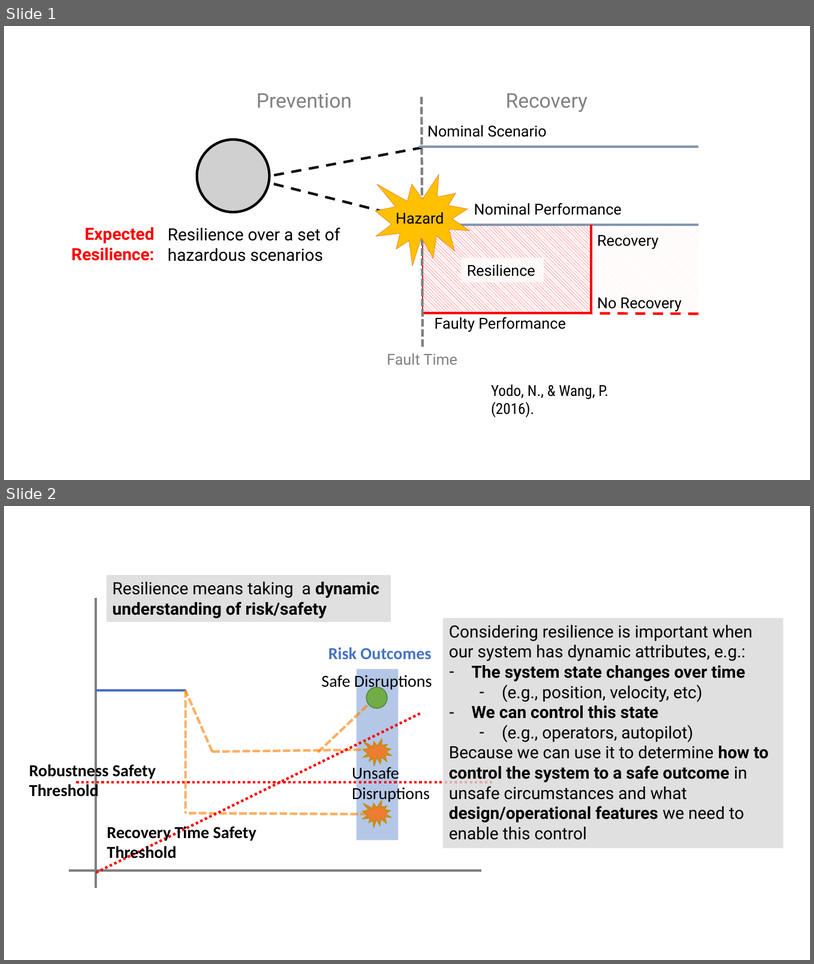
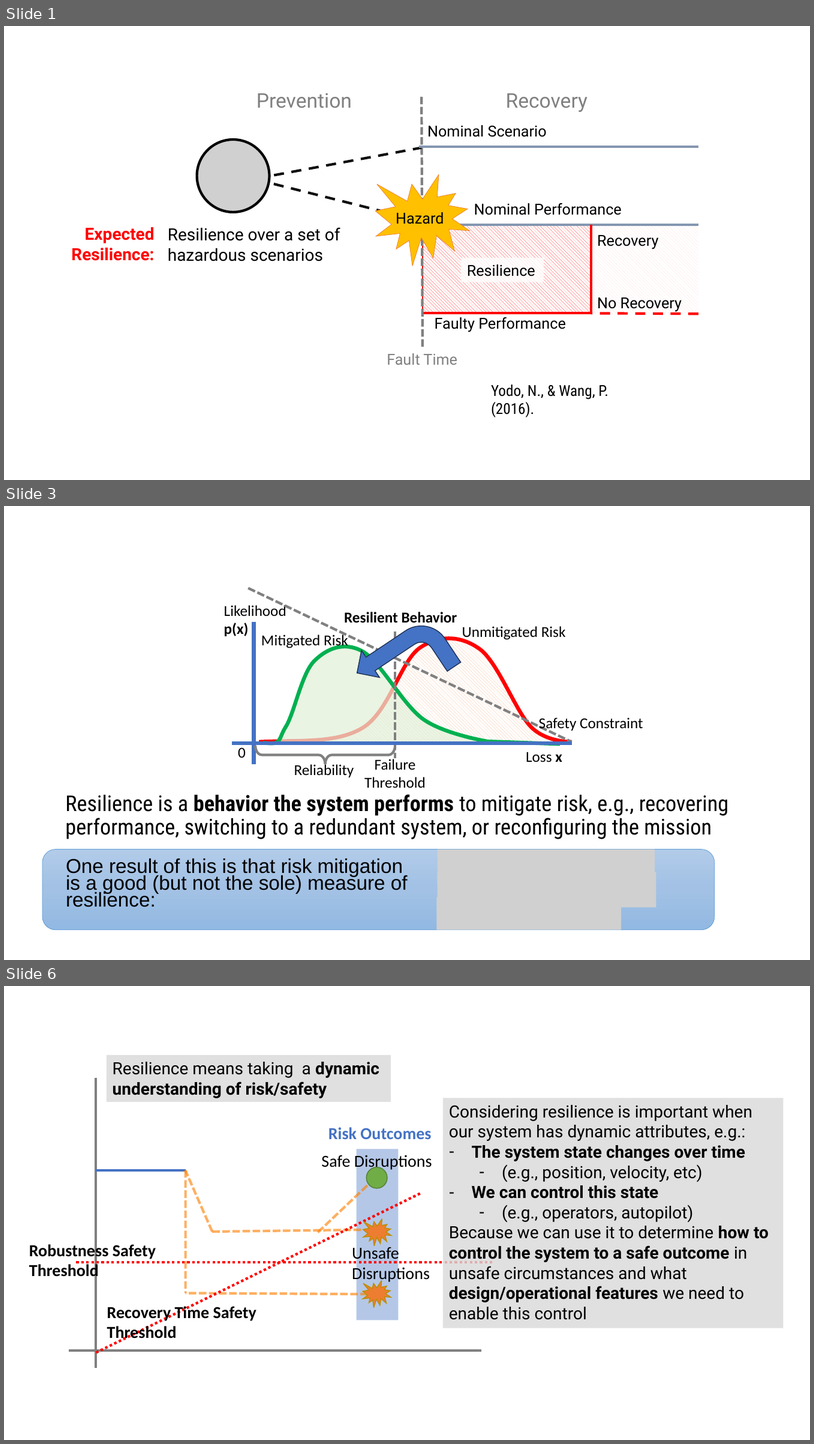
Before and after one commit to nasa/fmdtools, a slide deck: docs-source/figures/powerpoint/powerpoint_figures.pptx. Shown one above the other, each under a label of ours: slides 1 and 2 before the commit, slides 1, 3 and 6 after it; the slides between them are not shown. The pictures are 814x964 and 814x1444 pixels, drawn with LibreOffice and Linux fonts; fonts in the diff are those of the drawing; grey boxes stand for pictures. Boxes give left, top, right and bottom in pixels: in the first picture for what was removed or moved away, otherwise in the second. Text is boxed around its words. In the diff, an @@ line names an element or a change of style, - is before the commit and + after.

Commit message:
Adding additional overview presentation
- Added "Resilience: What and Why" to provide more high-level overview of what fmdtools is trying to achieve
- Moved "Why fmdtools" to Contributions.rst since it is more of an explanation of the impetus for the tool
- See: RAD-647

```diff
--- a/docs-source/figures/powerpoint/powerpoint_figures.pptx
+++ b/docs-source/figures/powerpoint/powerpoint_figures.pptx
@@ slide 3 added at (x1=4, y1=506, x2=810, y2=960), background #FFFFFF @@
@@ line added from (248, 588) to (572, 742), #808080 3 pt dashed @@
@@ text added at (x1=224, y1=604, x2=287, y2=636), 18 pt, text #000000 @@
+Likelihood
+p(x)
@@ text added at (x1=344, y1=612, x2=458, y2=626), 18 pt, text #000000, bold @@
+Resilient Behavior
@@ bent arrow added at (x1=348, y1=608, x2=461, y2=713), fill #4472C4, outline #1E3256 1 pt @@
@@ line added from (254, 622) to (254, 764), #4472C4 4.5 pt @@
@@ line added from (395, 631) to (395, 758), #808080 3 pt dashed @@
@@ text added at (x1=462, y1=626, x2=566, y2=640), 18 pt, text #000000 @@
+Unmitigated Risk
@@ freeform shape added at (x1=259, y1=639, x2=572, y2=742), fill pattern #F4B183 on #FFFFFF, outline #FF0000 4.5 pt @@
@@ text added at (x1=261, y1=633, x2=348, y2=649), 18 pt, text #000000 @@
+Mitigated Risk
@@ freeform shape added at (x1=264, y1=646, x2=561, y2=744), fill #E2F0D9 at 72% opacity, outline #00B050 4.5 pt @@
@@ text added at (x1=539, y1=717, x2=643, y2=732), 18 pt, text #000000 @@
+Safety Constraint
@@ line added from (232, 743) to (572, 743), #4472C4 4.5 pt @@
@@ text added at (x1=238, y1=747, x2=246, y2=757), 18 pt, text #000000 @@
+0
@@ right brace added at (x1=255, y1=746, x2=395, y2=764), outline #808080 3 pt @@
@@ text added at (x1=365, y1=757, x2=426, y2=788), 18 pt, text #000000 @@
+Failure
+Threshold
@@ text added at (x1=526, y1=751, x2=563, y2=762), 18 pt, text #000000 @@
+Loss x
@@ text added at (x1=294, y1=762, x2=354, y2=777), 18 pt, text #000000 @@
+Reliability
@@ text added at (x1=65, y1=794, x2=729, y2=839), 25.9 pt, text #000000 @@
+Resilience is a behavior the system performs to mitigate risk, e.g., recovering performance, switching to a redundant system, or reconfiguring the mission
@@ rounded rectangle added at (x1=42, y1=849, x2=715, y2=930), fill gradient #B1CBE9 to #A3C1E5 to #93B9E4, outline #5B9BD5 0.5 pt @@
@@ text added at (x1=66, y1=858, x2=408, y2=907), 23.8 pt, text #000000 @@
+One result of this is that risk mitigation is a good (but not the sole) measure of resilience:
@@ picture added at (x1=438, y1=849, x2=656, y2=884) @@
@@ picture added at (x1=438, y1=872, x2=657, y2=907) @@
@@ picture added at (x1=437, y1=897, x2=621, y2=930) @@
@@ what was slide 2 is now slide 6 @@
```
Also in this commit, not shown: 4 slides changed, 3 other slides added, 8 other files.
